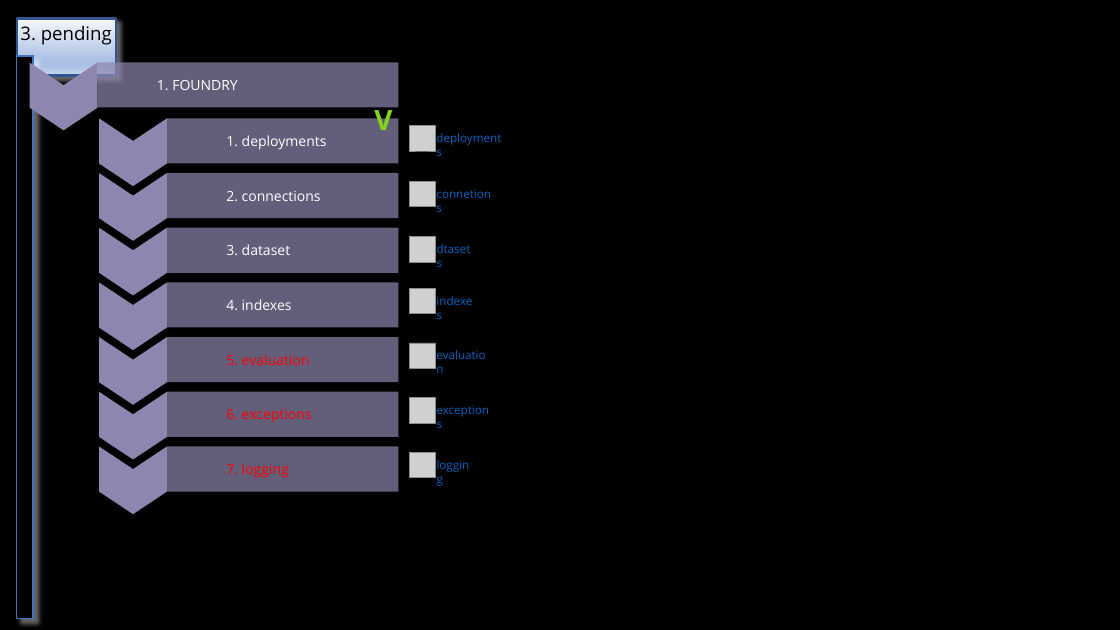
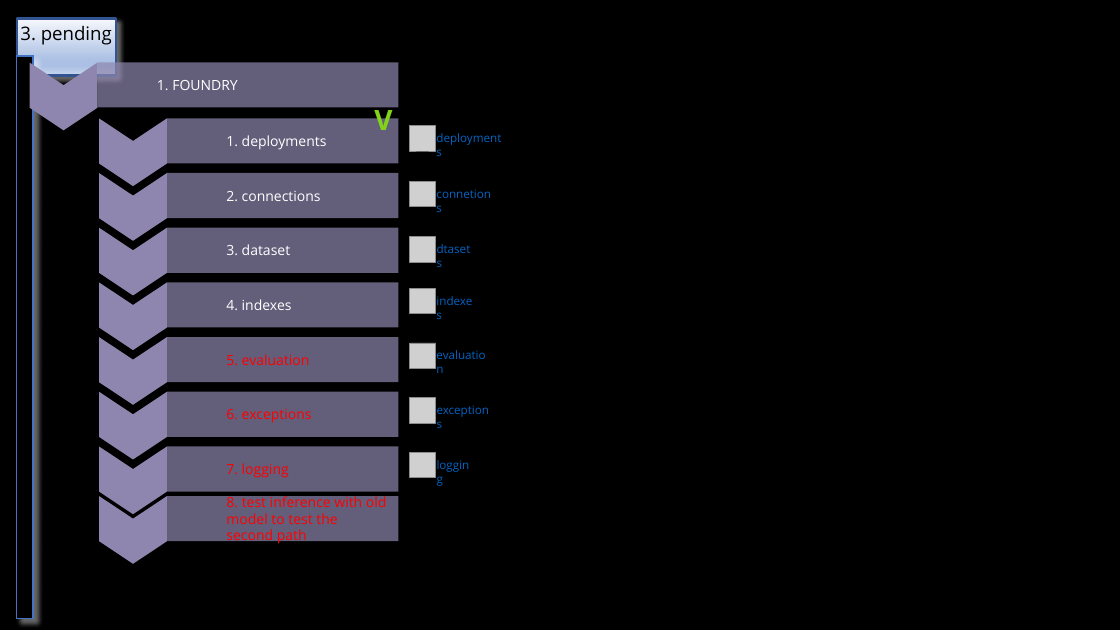
Before and after one commit to 1010836/portfolio, a slide deck: slide 5 of foundry/foundry.odp. Drawn at 1120x630 pixels with LibreOffice and Linux fonts; fonts in the diff are those of the drawing; grey boxes stand for pictures. Boxes give left, top, right and bottom in pixels: in the first picture for what was removed or moved away, otherwise in the second. Text is boxed around its words. In the diff, an @@ line names an element or a change of style, - is before the commit and + after.

```diff
--- a/foundry/foundry.odp
+++ b/foundry/foundry.odp
@@ freeform shape added at (x1=99, y1=497, x2=167, y2=565), fill #8E86AE @@
@@ rounded rectangle added at (x1=167, y1=497, x2=399, y2=542), fill #8E86AE at 70% opacity, 12 pt, text #FF0000 @@
+8. test inference with old model to test the second path
```
Also in this commit, not shown: 2 other slides changed, 1 other file.
